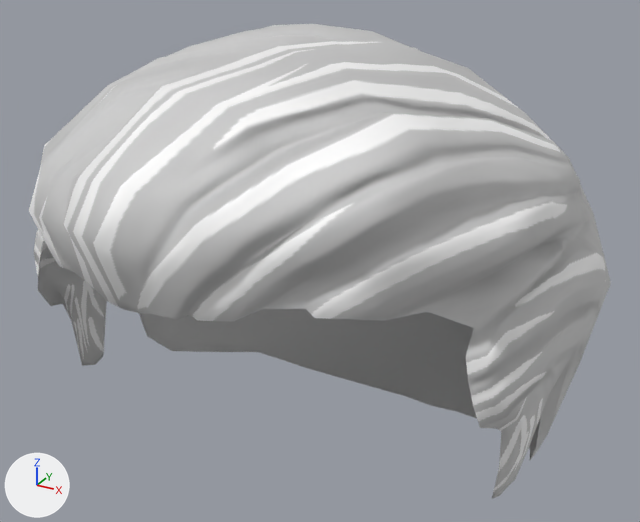
An edit to the glTF model assets/models/hair_parted-1-brown.glb, drawn before and after from the same camera.
One viewpoint serves both versions: a 50 mm camera at (0.312, -0.546, 1.009) aimed at (0.0, 0.021, 0.725). Lighting does not change. The marker at lower left points along +X, +Y and +Z.

Objects in the first picture: 'hair_male_parted01-stark'.
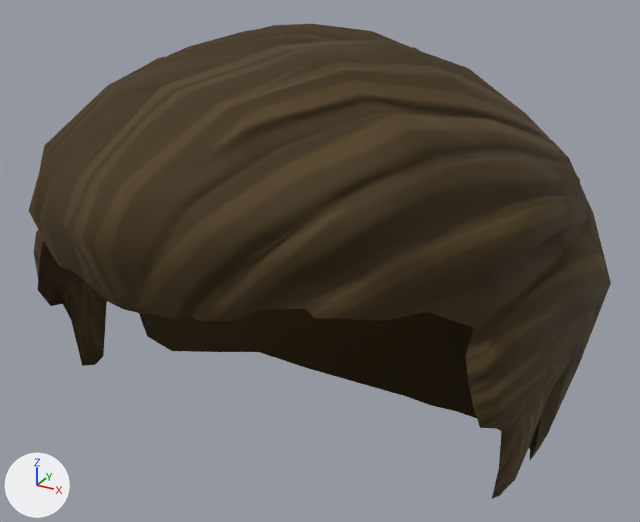
Patch to the scene script:
```diff
--- a/assets/models/hair_parted-1-brown.glb.py
+++ b/assets/models/hair_parted-1-brown.glb.py
@@ mat_hair_male_parted01_stark @@
 n1 = _N.new('ShaderNodeOutputMaterial'); n1.name = 'Material Output'
+n7 = _N.new('ShaderNodeMix'); n7.name = 'Mix'
+n7.data_type = 'RGBA'
+n7.blend_type = 'MULTIPLY'
+n7.inputs[0].default_value = 1.0  # 'Factor'
+n7.inputs[7].default_value = (0.108, 0.0691, 0.0246, 1.0)  # 'B', brown #5c4a2b
 n2 = _N.new('ShaderNodeTexImage'); n2.name = 'Image Texture'
@@ mat_hair_male_parted01_stark @@
 n0 = _N.new('ShaderNodeBsdfPrincipled'); n0.name = 'Principled BSDF'
 _L.new(n0.outputs[0], n1.inputs[0])  # 'BSDF' to 'Surface'
-_L.new(n2.outputs[0], n0.inputs[0])  # 'Color' to 'Base Color'
 _L.new(n3.outputs[2], n0.inputs[1])  # 'Blue' to 'Metallic'
@@ mat_hair_male_parted01_stark @@
 _L.new(n6.outputs[0], n5.inputs[1])  # 'Color' to 'Color'
+_L.new(n7.outputs[2], n0.inputs[0])  # 'Result' to 'Base Color'
+_L.new(n2.outputs[0], n7.inputs[6])  # 'Color' to 'A'
```

What differs and where, as boxes [x1, y1, x2, y2] in the pictures (640 x 522 px):
'hair_male_parted01-stark', recoloured (grey to brown)
    both: [29, 24, 611, 498]
